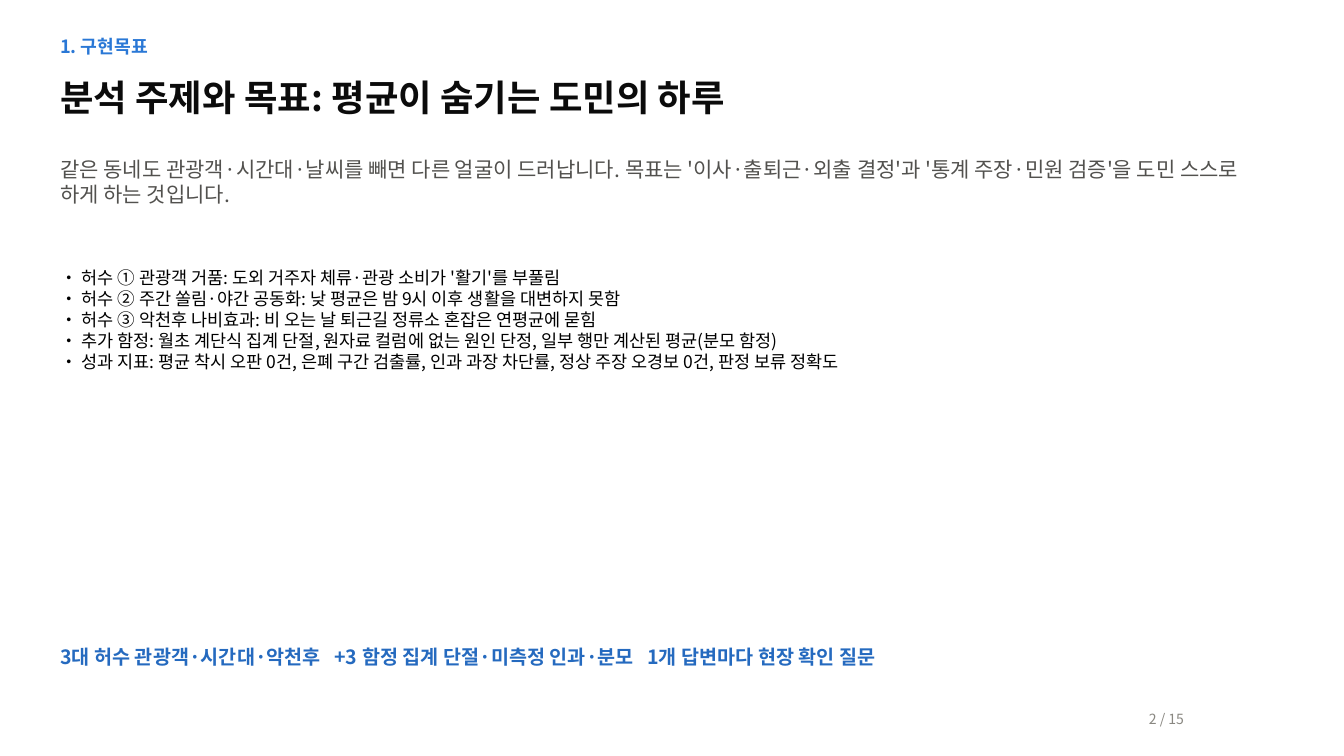
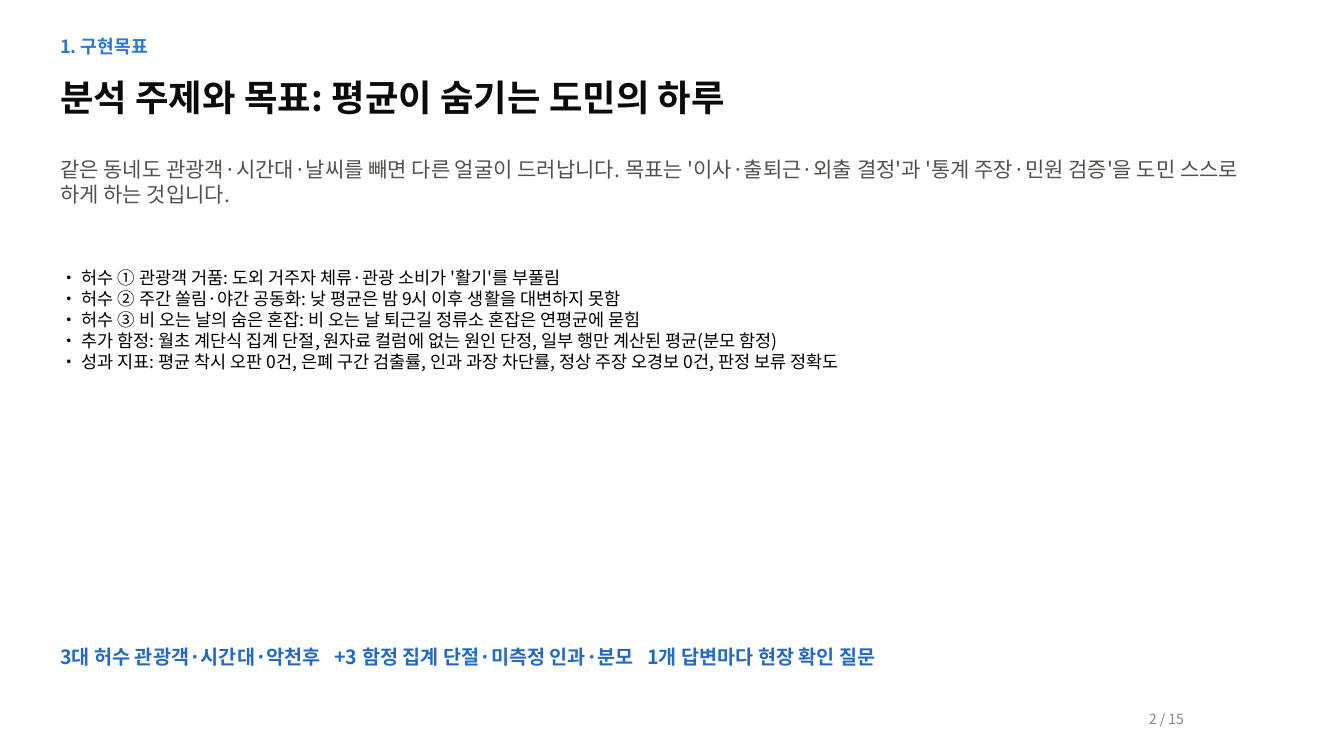
Before and after one commit to ABCDE09876/jeju_ai_challenge, a slide deck: slide 2 of docs/AI_Agent_기획서_15쪽.pptx. Drawn at 1344x756 pixels with LibreOffice and Linux fonts; fonts in the diff are those of the drawing. Boxes give left, top, right and bottom in pixels: in the first picture for what was removed or moved away, otherwise in the second. Text is boxed around its words. In the diff, an @@ line names an element or a change of style, - is before the commit and + after.

```diff
--- a/docs/AI_Agent_기획서_15쪽.pptx
+++ b/docs/AI_Agent_기획서_15쪽.pptx
@@ text at (82, 311, 641, 328): text changed @@
-• 허수 ③ 악천후 나비효과: 비 오는 날 퇴근길 정류소 혼잡은 연평균에 묻힘
+• 허수 ③ 비 오는 날의 숨은 혼잡: 비 오는 날 퇴근길 정류소 혼잡은 연평균에 묻힘
```
Also in this commit, not shown: 9 other slides changed, 6 other files.
